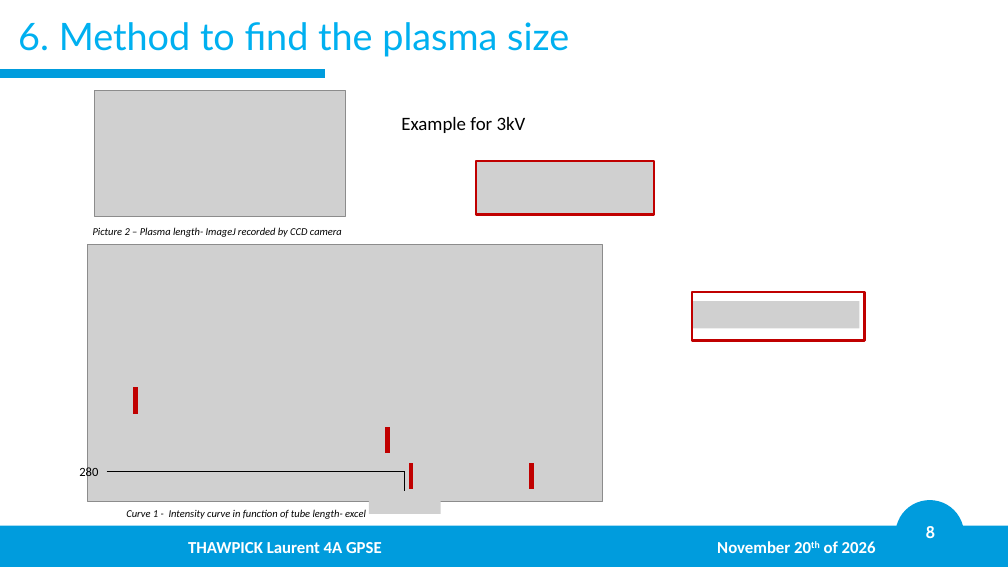
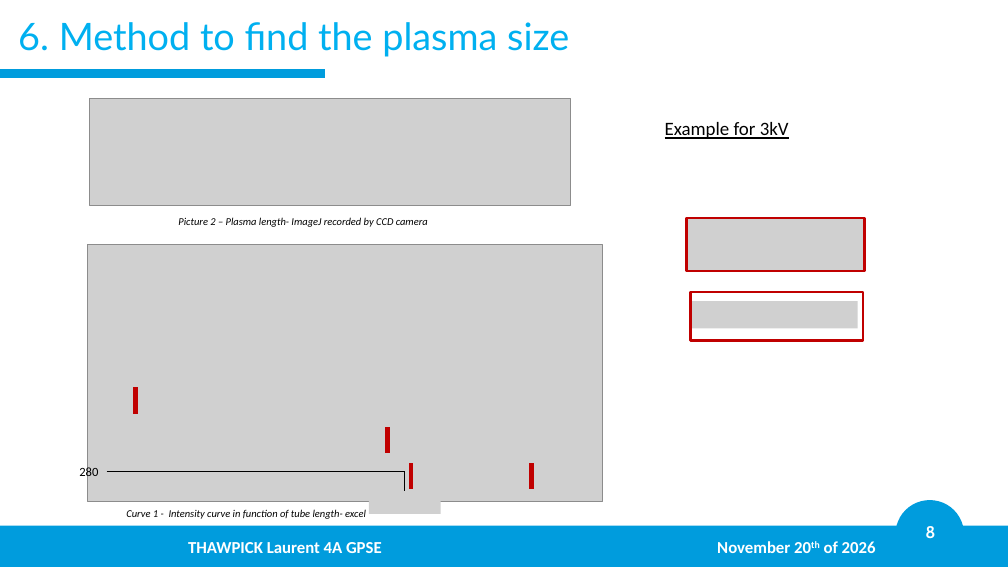
Before and after one commit to LaurentThaw/plasma-tubing, a slide deck: slide 8 of PDR for 20.11.26/PDR.pptx. Drawn at 1008x567 pixels with LibreOffice and Linux fonts; fonts in the diff are those of the drawing; grey boxes stand for pictures; background and template pictures are left out. Boxes give left, top, right and bottom in pixels: in the first picture for what was removed or moved away, otherwise in the second. Text is boxed around its words. In the diff, an @@ line names an element or a change of style, - is before the commit and + after.

```diff
--- a/PDR for 20.11.26/PDR.pptx
+++ b/PDR for 20.11.26/PDR.pptx
@@ picture: place and size @@
-picture at bbox=[95, 90, 345, 216]
+picture at bbox=[90, 98, 571, 206]
@@ text "Example for 3kV": place and size @@
-text "Example for 3kV" at bbox=[401, 117, 526, 133]
+text "Example for 3kV" at bbox=[665, 122, 789, 139]
@@ text "Example for 3kV" at bbox=[665, 122, 789, 139]: underline on @@
@@ text "Picture 2 – Plasma length- ...": place and size @@
-text "Picture 2 – Plasma length- ..." at bbox=[93, 227, 342, 237]
+text "Picture 2 – Plasma length- ..." at bbox=[178, 217, 428, 227]
@@ picture: place and size @@
-picture at bbox=[476, 161, 654, 215]
+picture at bbox=[687, 218, 864, 271]
```
Also in this commit, not shown: 9 other slides changed, 1 slide added, 4 other files.
